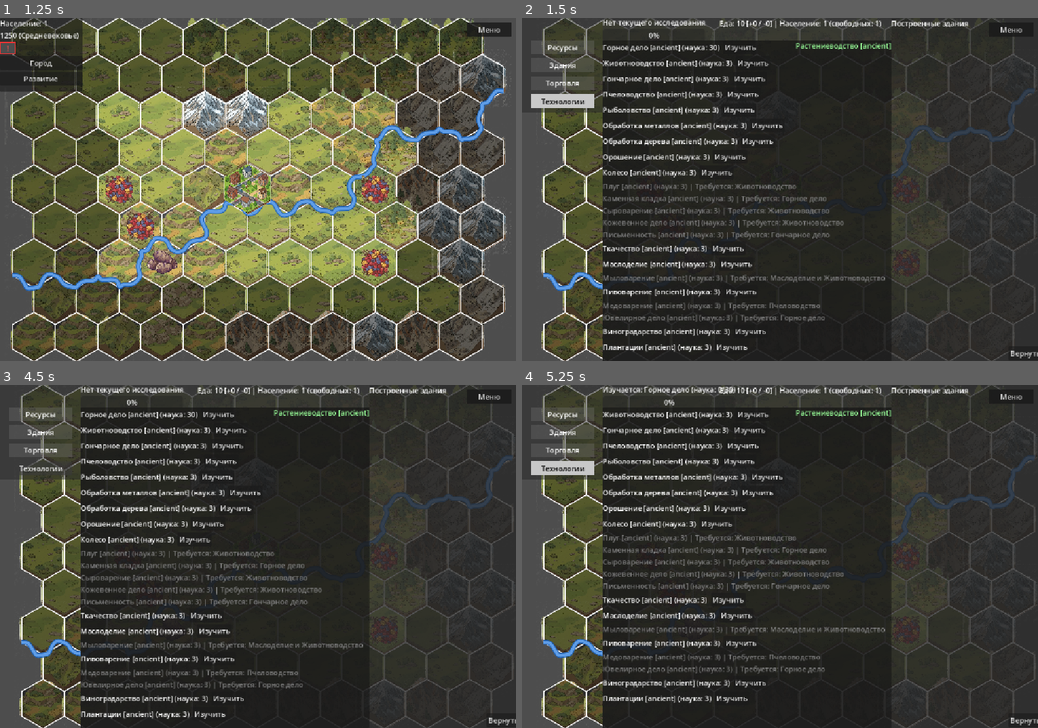
Above: before the commit, frames 1-4 (two rows, left to right).
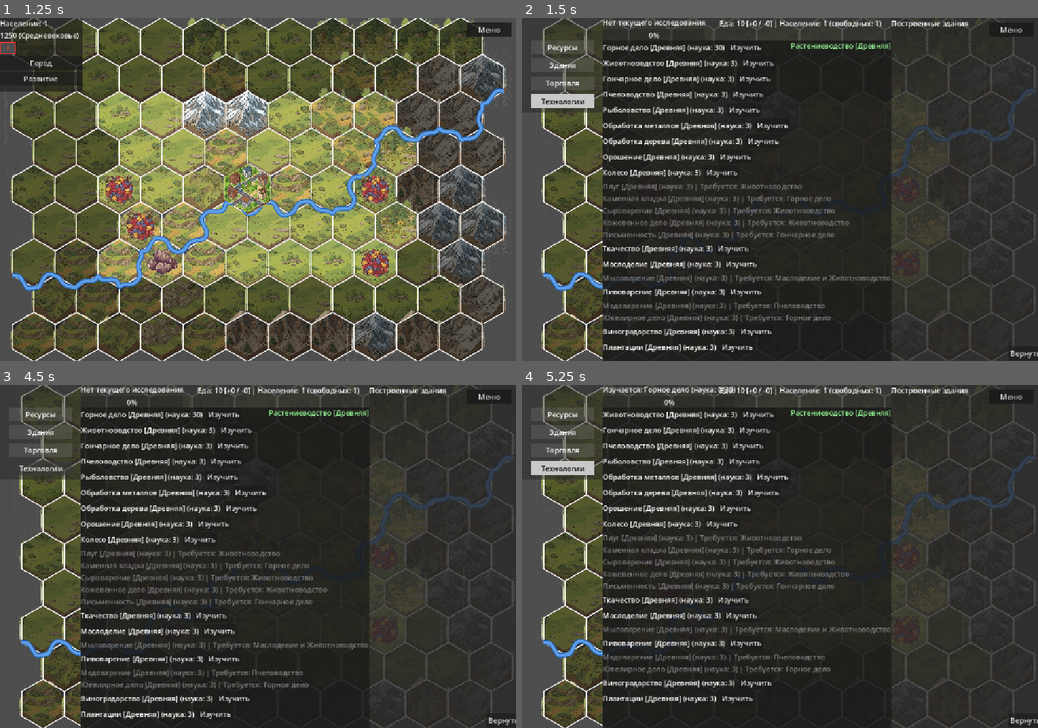
Above: after the commit, the same moments.

Repository: Night-Pryanik/The-City
Game: Godot game, scene res://scenes/main_menu.tscn
The game is run twice, just before and just after one commit, with the same random seed, the same clock (stepped at 60 frames per second) and the same inputs.
Inputs:
- Up to frame 1 (1.25 s): click "Новая игра" at 0.5 s
- Up to frame 2 (1.5 s): click "!" at 1.25 s
- Up to frame 3 (4.5 s): click "Ресурсы" at 2 s; click "Здания" at 2.75 s; click "Торговля" at 3.5 s; click "Технологии" at 4.25 s
- Up to frame 4 (5.25 s): click "Изучить" at 5 s

Frame 1 is identical in both runs. In frame 2, 5.7% of the frame differs, in the area x 19-72%, y 7-98%; in frame 3, 5.7%; in frame 4, 5.4%.

Commit message:
Эпохи технологий загружаются из json

Diff:
--- a/scripts/GameData.gd
+++ b/scripts/GameData.gd
@@ -10,6 +10,7 @@
 var categories: Array = []
 var technologies: Array = []
 var groups: Array = []
+var eras: Array = []
 var product_groups: Dictionary = {}
 var product_group_names: Dictionary = {}
 var modifiers: Dictionary = {}
@@ -26,6 +27,7 @@
     categories = loader.categories
     technologies = loader.technologies
     groups = loader.groups
+    eras = loader.eras
     product_groups = loader.product_groups
     product_group_names = loader.product_group_names
     modifiers = loader.modifiers
--- a/scripts/data_loader.gd
+++ b/scripts/data_loader.gd
@@ -11,6 +11,7 @@
 var categories: Array = []
 var technologies: Array = []
 var groups: Array = []
+var eras: Array = []
 var product_groups: Dictionary = {} # id -> products
 var product_group_names: Dictionary = {} # id -> human-readable name
 var modifiers: Dictionary = {}
@@ -43,6 +44,7 @@
     categories = merged_data.get("categories", [])
     technologies = merged_data.get("technologies", [])
     groups = merged_data.get("groups", [])
+    eras = merged_data.get("eras", [])
 
     # НОВОЕ: загружаем группы товаров
     product_groups = {}
--- a/scripts/technologies_tab.gd
+++ b/scripts/technologies_tab.gd
@@ -42,10 +42,10 @@
         tech_progress_bar.value = 0
 
 func _get_era_name(era_id: String) -> String:
-    var eras = {
-        "antiquity": "Античность"
-    }
-    return eras.get(era_id, era_id)
+    for era in GameData.eras:
+        if era.get("id", "") == era_id:
+            return era.get("name", era_id)
+    return era_id
 
 func _rebuild_lists():
     # --- Список доступных/недоступных технологий ---
